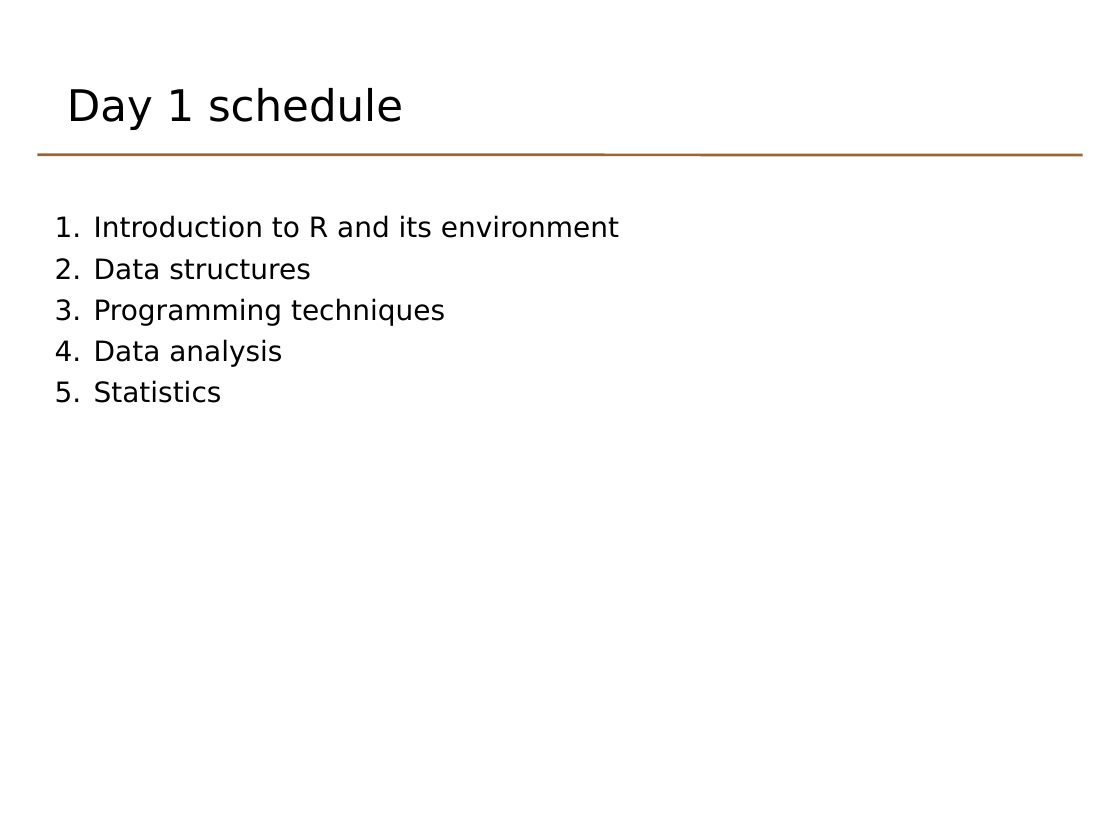
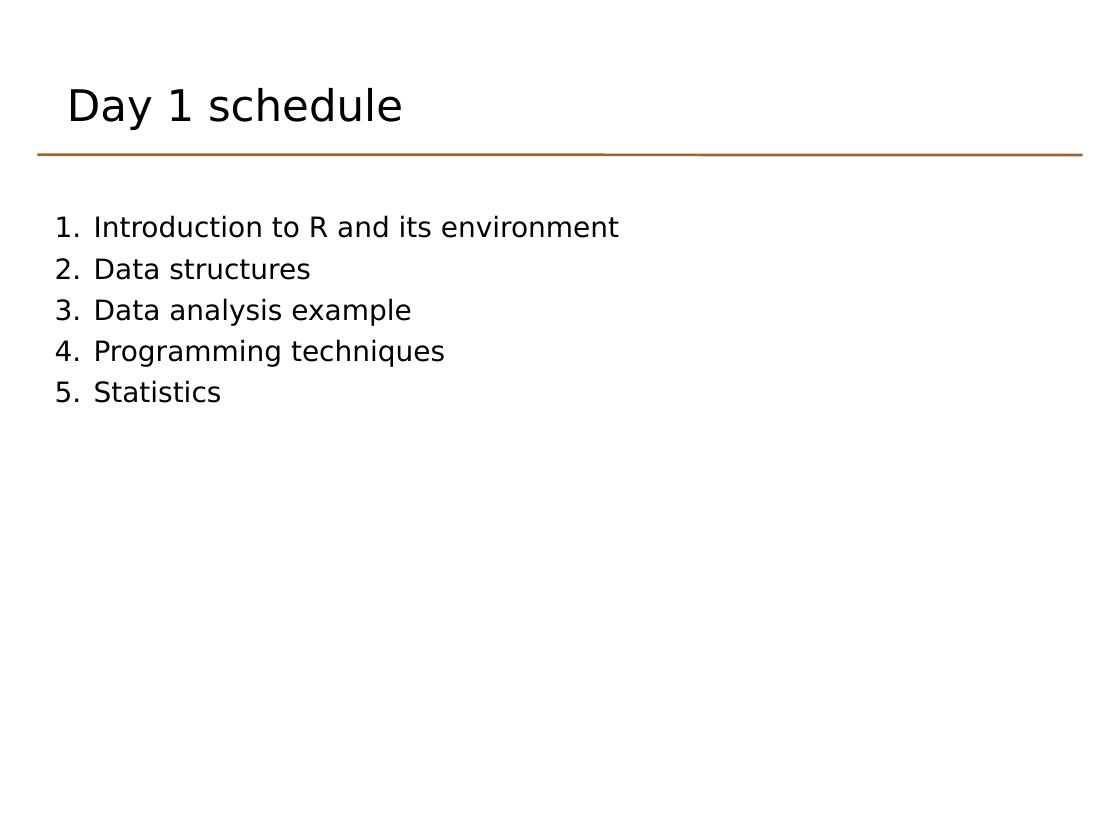
Before and after one commit to lgatto/TeachingMaterial, a slide deck: slide 2 of odp/basicr_day1_1_introduction.odp. Drawn at 1120x840 pixels with LibreOffice and Linux fonts; fonts in the diff are those of the drawing. Boxes give left, top, right and bottom in pixels: in the first picture for what was removed or moved away, otherwise in the second. Text is boxed around its words. In the diff, an @@ line names an element or a change of style, - is before the commit and + after.

```diff
--- a/odp/basicr_day1_1_introduction.odp
+++ b/odp/basicr_day1_1_introduction.odp
@@ text at [94, 298, 411, 326]: paragraph added @@
+3. Data analysis example
@@ text at [94, 339, 282, 367]: paragraph removed @@
-4. Data analysis
```
Also in this commit, not shown: 2 other slides changed, 42 other files.
